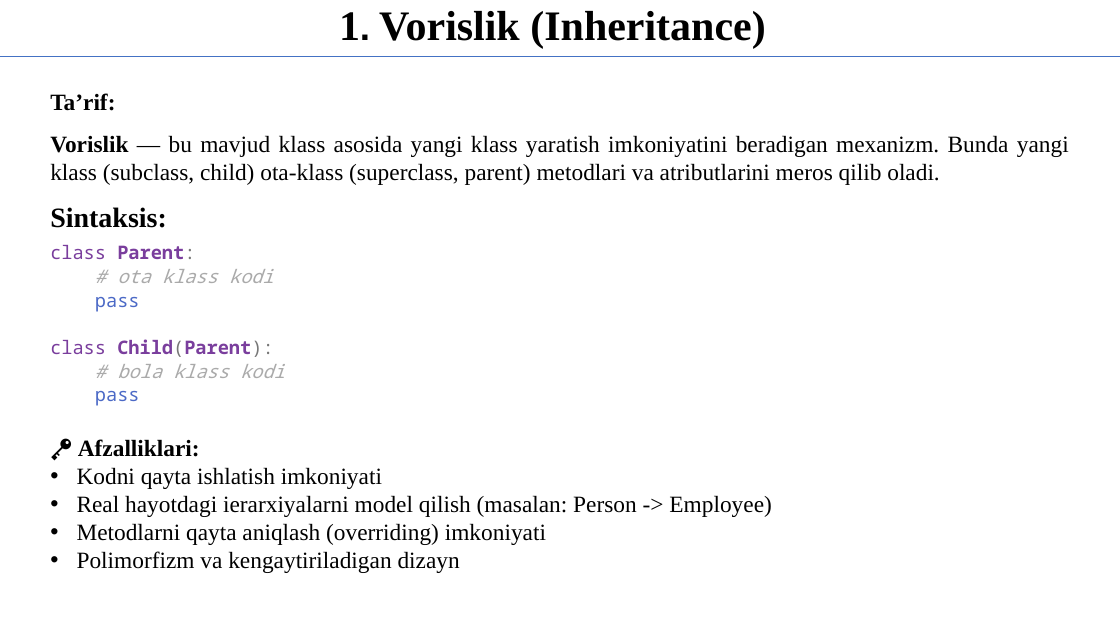
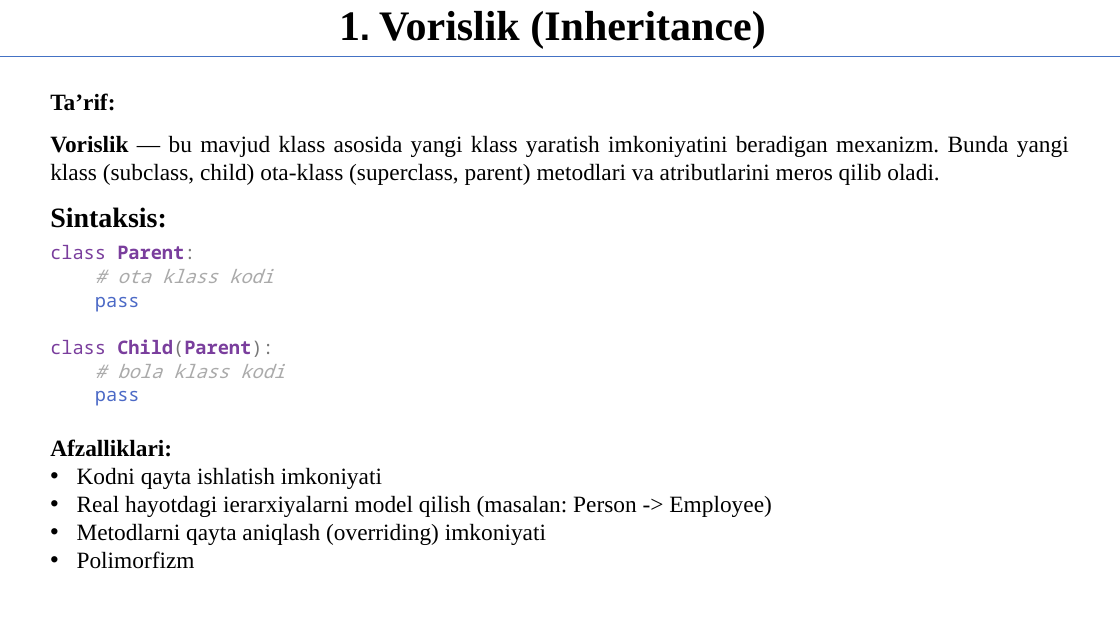
Before and after one commit to qwerty291996/2025-2026, a slide deck: slide 4 of Dars materiallari 2025-2026/Sun'iy intellekt asoslari 2025-2026/1.15 Pythonda Vorislikdan foydalanish/1.15 Pythonda Vorislikdan foydalanish.pptx (slide 3 before the commit). Drawn at 1120x630 pixels with LibreOffice and Linux fonts; fonts in the diff are those of the drawing. Boxes give left, top, right and bottom in pixels: in the first picture for what was removed or moved away, otherwise in the second. Text is boxed around its words. In the diff, an @@ line names an element or a change of style, - is before the commit and + after.

```diff
--- a/Dars materiallari 2025-2026/Sun'iy intellekt asoslari 2025-2026/1.15 Pythonda Vorislikdan foydalanish/1.15 Pythonda Vorislikdan foydalanish.pptx
+++ b/Dars materiallari 2025-2026/Sun'iy intellekt asoslari 2025-2026/1.15 Pythonda Vorislikdan foydalanish/1.15 Pythonda Vorislikdan foydalanish.pptx
@@ text at bbox=[50, 439, 172, 457]: text changed @@
-🔑 Afzalliklari:
+Afzalliklari:
@@ text at bbox=[77, 551, 195, 569]: text changed @@
-• Polimorfizm va kengaytiriladigan dizayn
+• Polimorfizm
```
Also in this commit, not shown: 5 other slides changed, 1 slide added, 3 slides removed, 13 other files.
